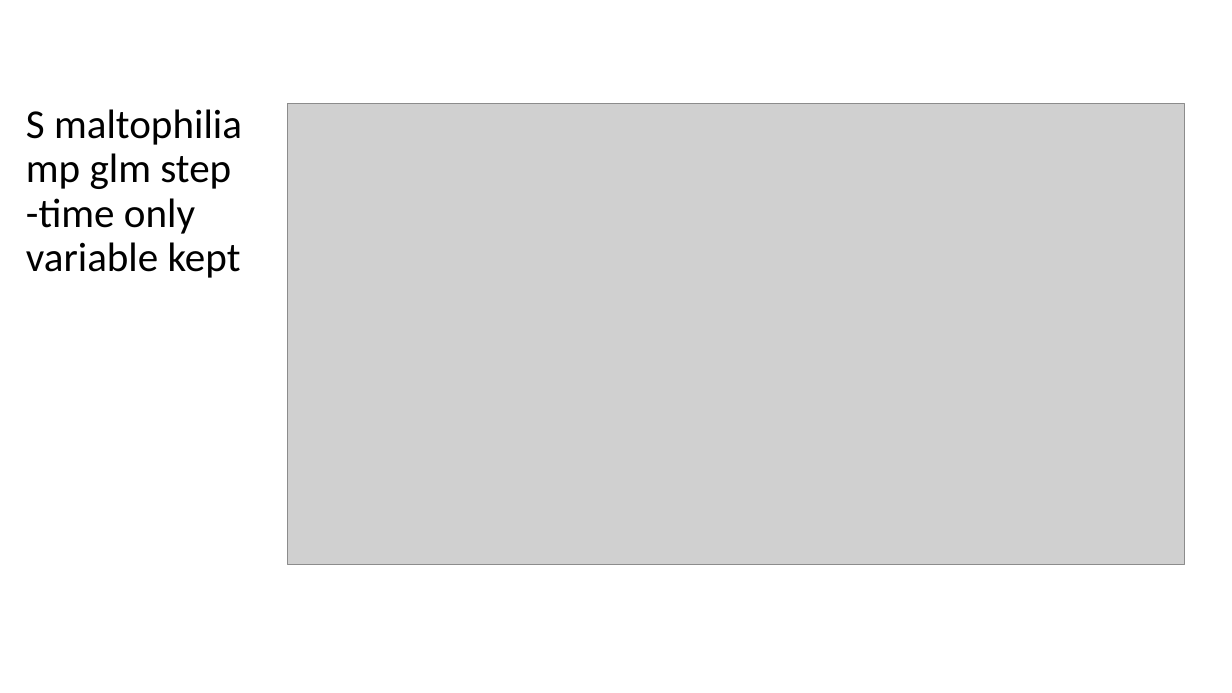
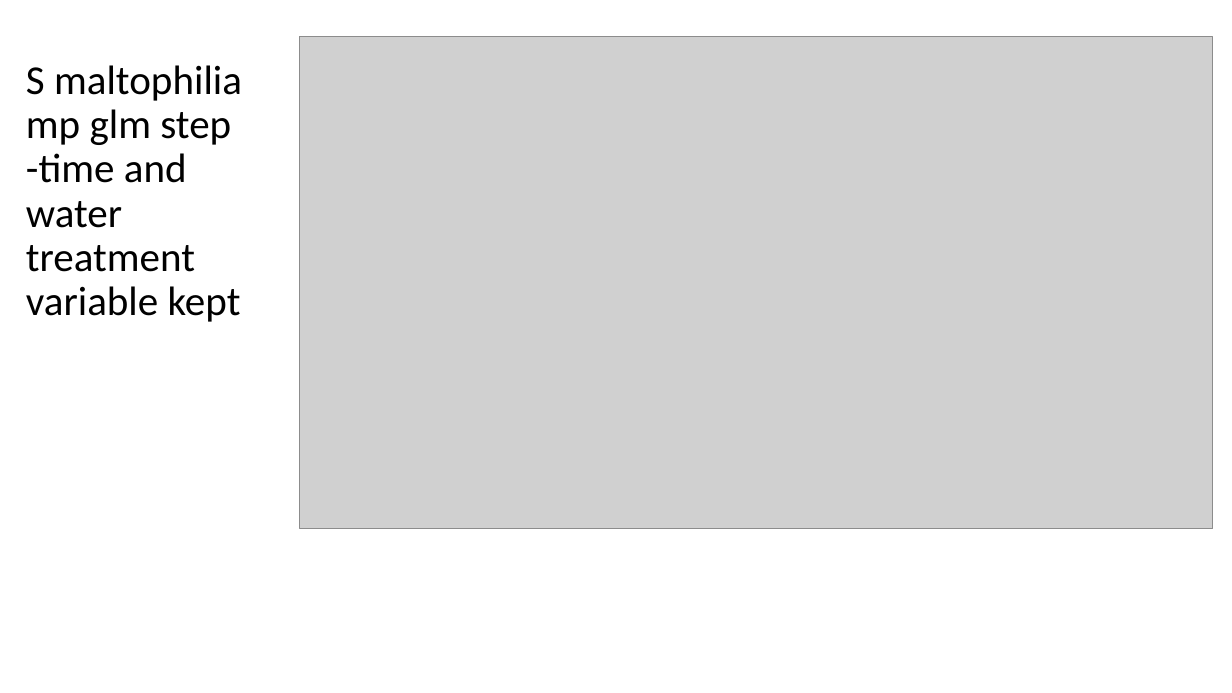
Before and after one commit to microbial-genomics/eytcheson_microplastics, a slide deck: slide 5 of pptx/glm_microplastics_water_v2.pptx (slide 4 before the commit). Drawn at 1232x693 pixels with LibreOffice and Linux fonts; fonts in the diff are those of the drawing; grey boxes stand for pictures. Boxes give left, top, right and bottom in pixels: in the first picture for what was removed or moved away, otherwise in the second. Text is boxed around its words. In the diff, an @@ line names an element or a change of style, - is before the commit and + after.

```diff
--- a/pptx/glm_microplastics_water_v2.pptx
+++ b/pptx/glm_microplastics_water_v2.pptx
@@ picture: place and size @@
-picture at (288,104,1186,565)
+picture at (300,37,1214,530)
@@ title at (26,65,242,322): text changed @@
-S maltophilia mp glm step
--time only variable kept
+S maltophilia mp glm step
+-time and water treatment variable kept
```
Also in this commit, not shown: 3 other slides changed, 8 slides added, 1 other file.
